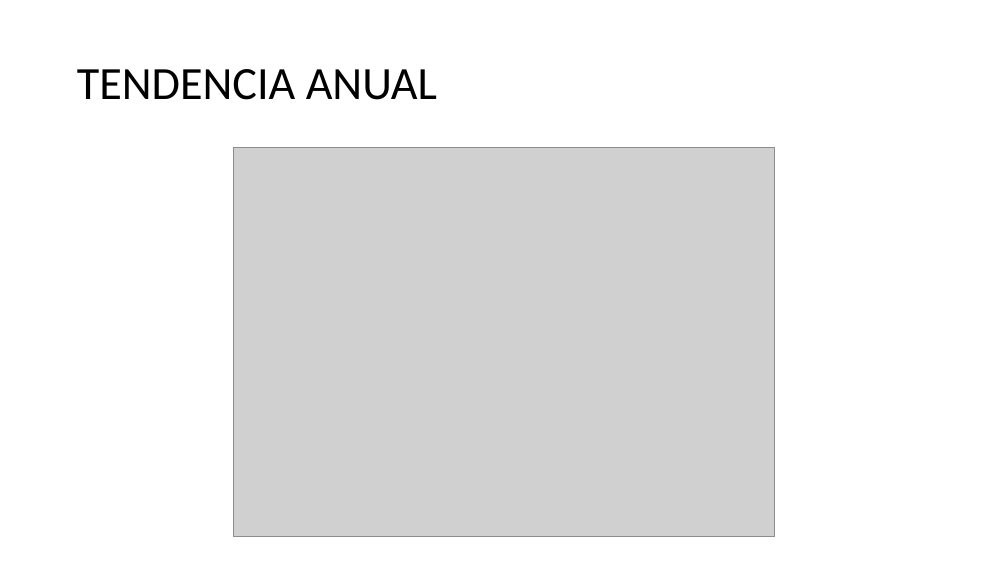
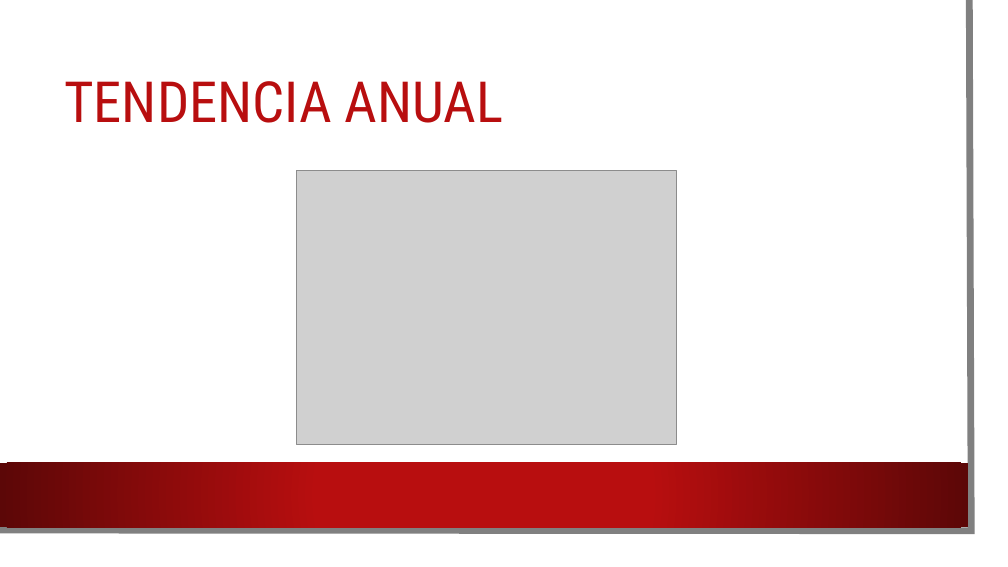
Before and after one commit to AndresGarcia89/Prueba-ProColombia, a slide deck: slide 3 of Presentación Procolombia 20231222.pptx. Drawn at 1008x567 pixels with LibreOffice and Linux fonts; fonts in the diff are those of the drawing; grey boxes stand for pictures; background and template pictures are left out. Boxes give left, top, right and bottom in pixels: in the first picture for what was removed or moved away, otherwise in the second. Text is boxed around its words. In the diff, an @@ line names an element or a change of style, - is before the commit and + after.

```diff
--- a/Presentación Procolombia 20231222.pptx
+++ b/Presentación Procolombia 20231222.pptx
@@ rectangle added at <box>0,0,991,550</box>, fill #FFFFFF @@
@@ freeform shape added at <box>0,0,972,531</box>, outline #808080 6.5 pt @@
@@ title "TENDENCIA ANUAL": place and size @@
-title "TENDENCIA ANUAL" at <box>77,69,437,100</box>
+title "TENDENCIA ANUAL" at <box>64,81,504,123</box>
@@ title "TENDENCIA ANUAL" at <box>64,81,504,123</box>: size 44 to 54 pt, font Calibri to Roboto Condensed, text colour #000000 to #B80E0F @@
@@ picture: place and size @@
-picture at <box>234,147,774,537</box>
+picture at <box>296,171,677,445</box>
@@ rectangle added at <box>0,463,968,527</box>, fill gradient #B80E0F to #5C0707 @@
```
Also in this commit, not shown: 3 other slides changed.
